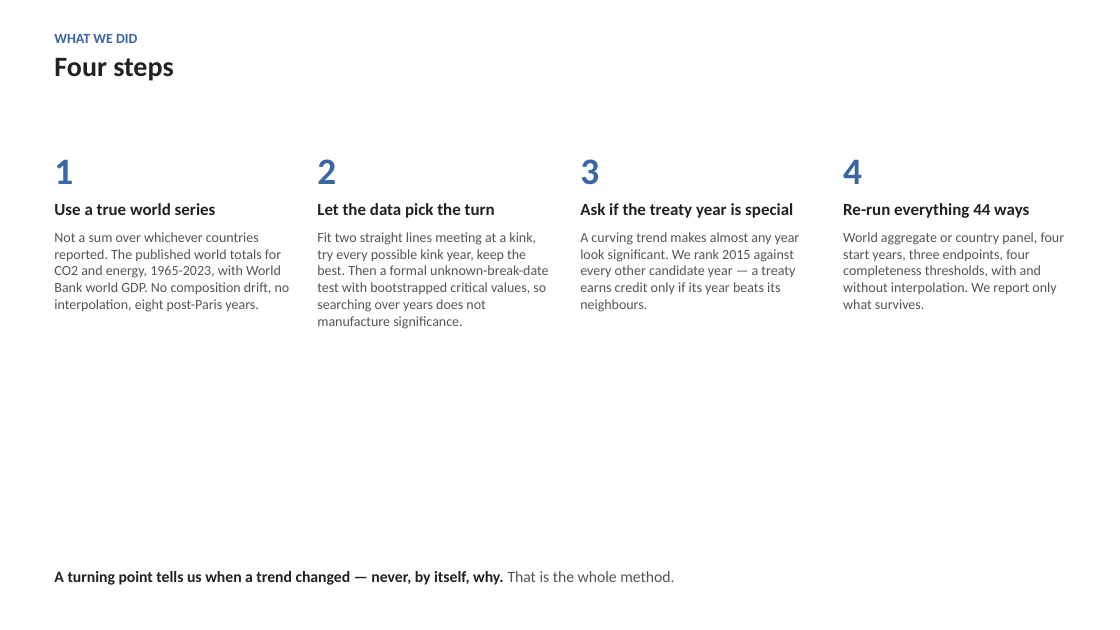
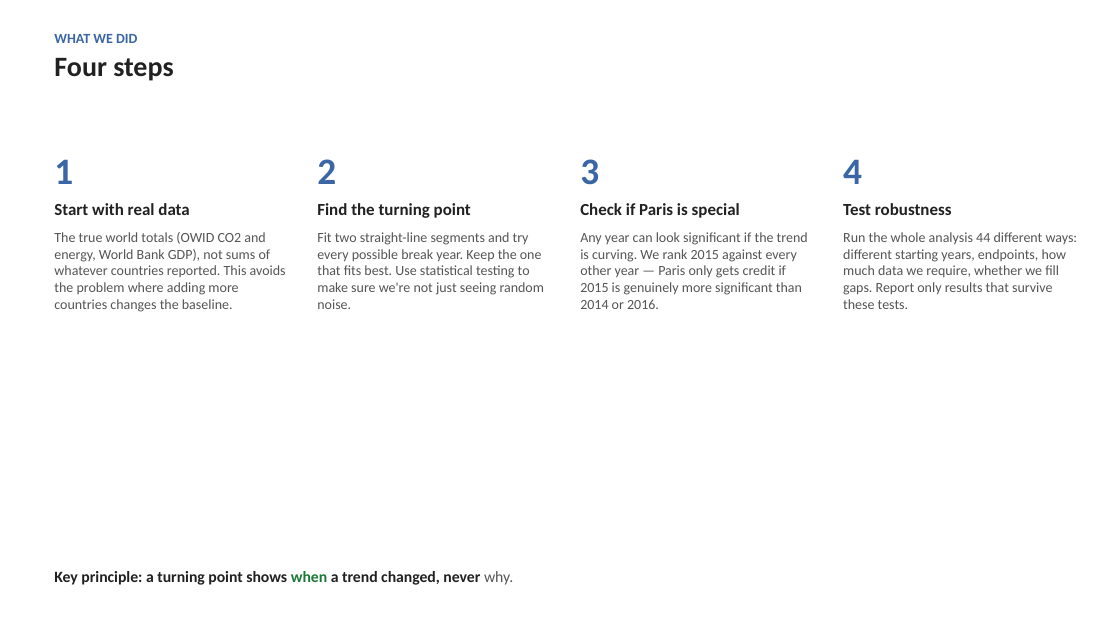
Before and after one commit to cwejnert/HDI-Happiness, a slide deck: slide 3 of carbon_breakpoints_takeaway_figures/paris_at_ten_world_deck.pptx. Drawn at 1120x630 pixels with LibreOffice and Linux fonts; fonts in the diff are those of the drawing. Boxes give left, top, right and bottom in pixels: in the first picture for what was removed or moved away, otherwise in the second. Text is boxed around its words. In the diff, an @@ line names an element or a change of style, - is before the commit and + after.

```diff
--- a/carbon_breakpoints_takeaway_figures/paris_at_ten_world_deck.pptx
+++ b/carbon_breakpoints_takeaway_figures/paris_at_ten_world_deck.pptx
@@ text at (54,203,286,312): text changed @@
-Use a true world series
-Not a sum over whichever countries reported. The published world totals for CO2 and energy, 1965-2023, with World Bank world GDP. No composition drift, no interpolation, eight post-Paris years.
+Start with real data
+The true world totals (OWID CO2 and energy, World Bank GDP), not sums of whatever countries reported. This avoids the problem where adding more countries changes the baseline.
@@ text at (317,203,545,309): text changed @@
-Let the data pick the turn
-Fit two straight lines meeting at a kink, try every possible kink year, keep the best. Then a formal unknown-break-date test with bootstrapped critical values, so searching over years does not manufacture significance.
+Find the turning point
+Fit two straight-line segments and try every possible break year. Keep the one that fits best. Use statistical testing to make sure we're not just seeing random noise.
@@ text at (580,203,808,309): text changed @@
-Ask if the treaty year is special
-A curving trend makes almost any year look significant. We rank 2015 against every other candidate year — a treaty earns credit only if its year beats its neighbours.
+Check if Paris is special
+Any year can look significant if the trend is curving. We rank 2015 against every other year — Paris only gets credit if 2015 is genuinely more significant than 2014 or 2016.
@@ text at (843,203,1078,309): text changed @@
-Re-run everything 44 ways
-World aggregate or country panel, four start years, three endpoints, four completeness thresholds, with and without interpolation. We report only what survives.
+Test robustness
+Run the whole analysis 44 different ways: different starting years, endpoints, how much data we require, whether we fill gaps. Report only results that survive these tests.
@@ text at (54,571,513,585): text changed @@
-A turning point tells us when a trend changed — never, by itself, why. That is the whole method.
+Key principle: a turning point shows when a trend changed, never why.
```
Also in this commit, not shown: 7 other slides changed, 2 slides added, 1 slide removed, 1 other file.
